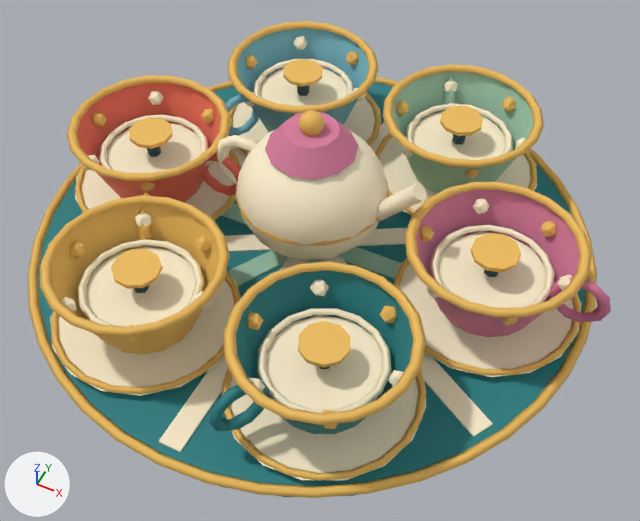
Renders of the glTF model games/brightway-park/public/art/models/ride_teacups_motion.glb from each side of a commit.
Rendered twice from a camera (50 mm lens) standing at (3.31, -6.41, 8.13) and looking at (0.36, -0.53, 0.78). The axes (+X, +Y, +Z) are drawn at lower left. The lights are the same throughout. The first picture is the older version. Where no turn or scale is listed for an object, it has been applied to the vertices.

Names of what the first picture shows: 'ride_teacups_motion_0', 'ride_teacups_motion_1', 'ride_teacups_motion_10', 'ride_teacups_motion_11', 'ride_teacups_motion_13', 'ride_teacups_motion_2', 'ride_teacups_motion_3', 'ride_teacups_motion_4', 'ride_teacups_motion_5', 'ride_teacups_motion_7', 'ride_teacups_motion_8', 'ride_teacups_motion_9' and 2 more.
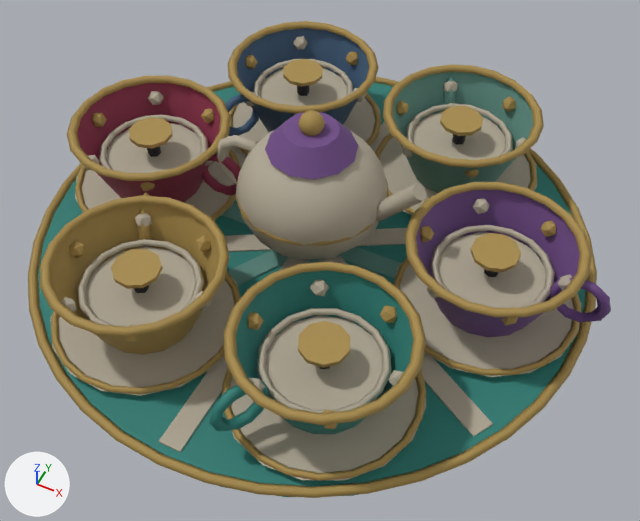
Patch to the scene script:
```diff
--- a/games/brightway-park/public/art/models/ride_teacups_motion.glb.py
+++ b/games/brightway-park/public/art/models/ride_teacups_motion.glb.py
@@ mat_material_1 @@
 mat_material_1 = principled_material('Material_1')
-mat_material_1.base_color = (0.847, 0.503, 0.107)  # orange #edbc5c
+mat_material_1.base_color = (0.381, 0.254, 0.0685)  # brown #a68a4a
 mat_material_1.roughness = 0.72
@@ mat_material_2 @@
 mat_material_2 = principled_material('Material_2')
-mat_material_2.base_color = (0.356, 0.597, 0.434)  # green #a1cbb0
+mat_material_2.base_color = (0.114, 0.275, 0.231)  # cyan #5f8f84
 mat_material_2.roughness = 0.72
@@ mat_material_3 @@
 mat_material_3 = principled_material('Material_3')
-mat_material_3.base_color = (1.0, 0.88, 0.624)  # beige #fff1cf
+mat_material_3.base_color = (0.44, 0.392, 0.301)  # grey #b1a895
 mat_material_3.roughness = 0.72
@@ mat_material_4 @@
 mat_material_4 = principled_material('Material_4')
-mat_material_4.base_color = (0.68, 0.202, 0.337)  # pink #d77c9d
+mat_material_4.base_color = (0.156, 0.0685, 0.238)  # purple #6e4a86
 mat_material_4.roughness = 0.72
@@ mat_material_5 @@
 mat_material_5 = principled_material('Material_5')
-mat_material_5.base_color = (0.68, 0.202, 0.337)  # pink #d77c9d
+mat_material_5.base_color = (0.156, 0.0685, 0.238)  # purple #6e4a86
 mat_material_5.roughness = 0.72
@@ mat_material_8 @@
 mat_material_8 = principled_material('Material_8')
-mat_material_8.base_color = (0.847, 0.503, 0.107)  # orange #edbc5c
+mat_material_8.base_color = (0.381, 0.254, 0.0685)  # brown #a68a4a
 mat_material_8.roughness = 0.72
@@ mat_material_9 @@
 mat_material_9 = principled_material('Material_9')
-mat_material_9.base_color = (0.863, 0.162, 0.0999)  # red #ef7059
+mat_material_9.base_color = (0.262, 0.0284, 0.0685)  # red #8c2f4a
 mat_material_9.roughness = 0.72
@@ mat_material_10 @@
 mat_material_10 = principled_material('Material_10')
-mat_material_10.base_color = (0.863, 0.162, 0.0999)  # red #ef7059
+mat_material_10.base_color = (0.262, 0.0284, 0.0685)  # red #8c2f4a
 mat_material_10.roughness = 0.72
@@ mat_material_11 @@
 mat_material_11 = principled_material('Material_11')
-mat_material_11.base_color = (0.184, 0.479, 0.578)  # cyan #77b8c8
+mat_material_11.base_color = (0.0467, 0.102, 0.188)  # dark blue #3d5a78
 mat_material_11.roughness = 0.72
@@ mat_material_13 @@
 mat_material_13 = principled_material('Material_13')
-mat_material_13.base_color = (0.356, 0.597, 0.434)  # green #a1cbb0
+mat_material_13.base_color = (0.114, 0.275, 0.231)  # cyan #5f8f84
 mat_material_13.roughness = 0.72
```

Boxes (x1, y1, x2, y2) around the edits, measured in the pictures (640 x 521 px):
'ride_teacups_motion_3', recoloured (darker)
    both: (50, 36, 581, 481)
'ride_teacups_motion_1', recoloured (orange to brown)
    both: (28, 21, 597, 498)
'ride_teacups_motion_8', recoloured (orange to brown)
    both: (52, 203, 218, 355)
'ride_teacups_motion_4', recoloured (pink to purple)
    both: (416, 190, 580, 337)
'ride_teacups_motion_9', recoloured (darker)
    both: (77, 83, 221, 202)
'ride_teacups_motion_13', recoloured (green to cyan)
    both: (393, 72, 533, 193)
'ride_teacups_motion_5', recoloured
    both: (265, 112, 611, 322)
'ride_teacups_motion_11', recoloured (cyan to dark blue)
    both: (237, 28, 369, 133)
'ride_teacups_motion_2', recoloured
    both: (221, 74, 456, 286)
'ride_teacups_motion_10', recoloured (darker)
    both: (202, 153, 241, 196)
